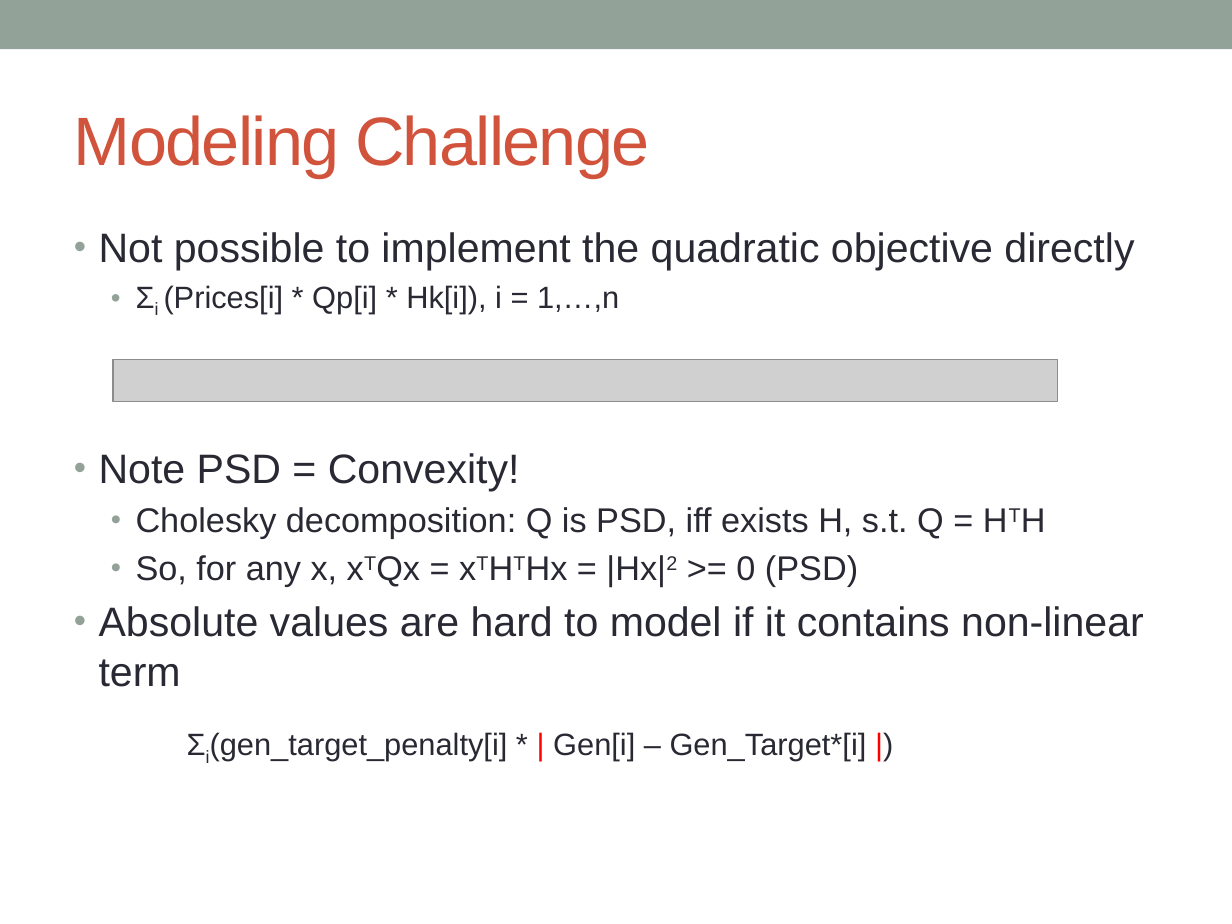
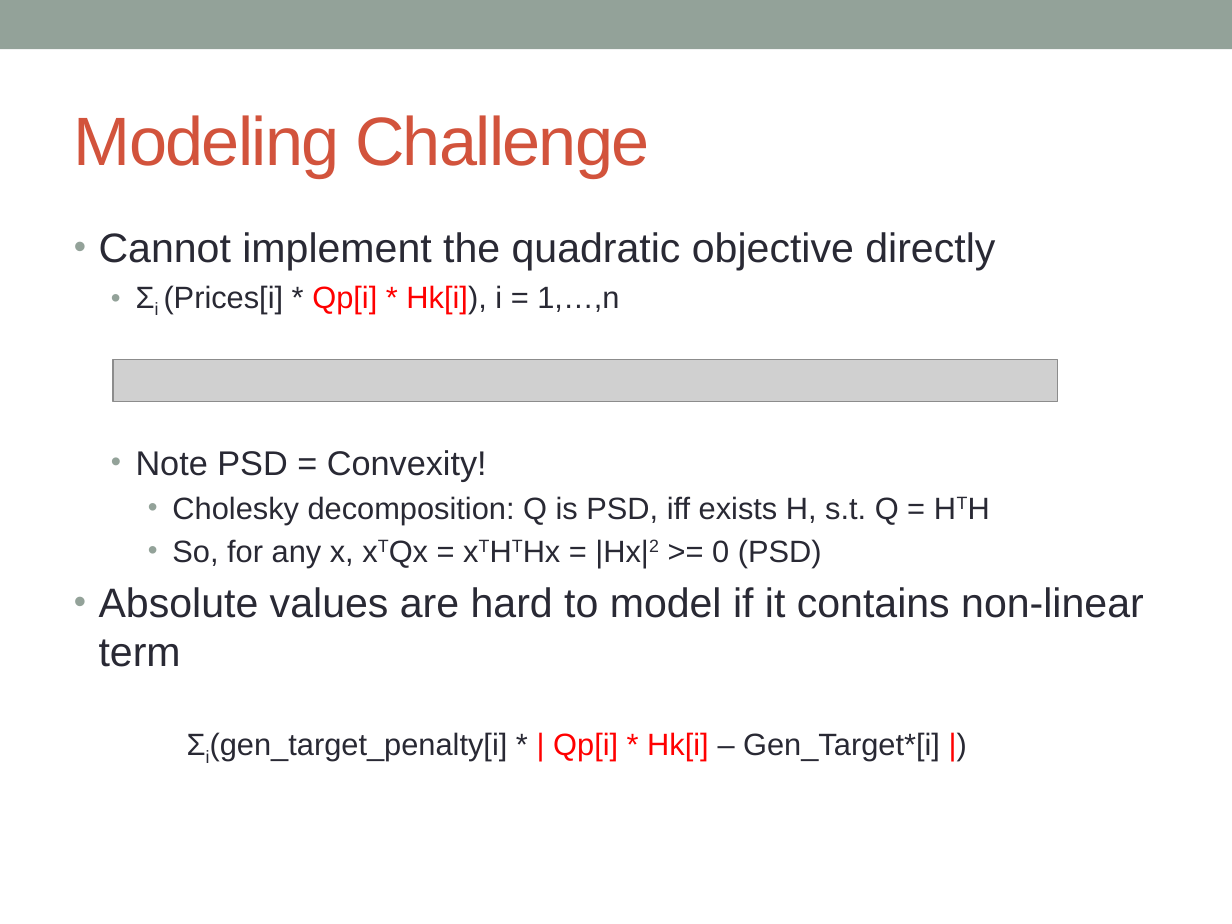
Before and after one commit to huzengjian/Swift-short-term-dispatch-model, a slide deck: slide 5 of Swift short term optimizer.pptx. Drawn at 1232x924 pixels with LibreOffice and Linux fonts; fonts in the diff are those of the drawing; grey boxes stand for pictures. Boxes give left, top, right and bottom in pixels: in the first picture for what was removed or moved away, otherwise in the second. Text is boxed around its words. In the diff, an @@ line names an element or a change of style, - is before the commit and + after.

Commit message:
minor edit

```diff
--- a/Swift short term optimizer.pptx
+++ b/Swift short term optimizer.pptx
@@ text at box(99, 232, 995, 271): text changed @@
-• Not possible to implement the quadratic objective directly
+• Cannot implement the quadratic objective directly
@@ text at box(136, 285, 899, 567): text colour #292934 to #FF0000 in "Qp[i] * Hk[i]),"; size 24 to 20 pt in "Note PSD = Convexity!"; size 20 to 18 pt in "Cholesky decomposition: Q is PSD, iff exists ...", "So, for any x, xTQx = xTHTHx ..."; list level 1 to 2 in "Note PSD = Convexity!"; list level 2 to 3 in "Cholesky decomposition: Q is PSD, ..."; list level 2 to 3 in "So, for any x, xTQx ..." @@
@@ text at box(210, 732, 940, 760): text changed @@
-      Σi(gen_target_penalty[i] * | Gen[i] – Gen_Target*[i] |)
+      Σi(gen_target_penalty[i] * | Qp[i] * Hk[i] – Gen_Target*[i] |)
```
Also in this commit, not shown: 6 other slides changed.
